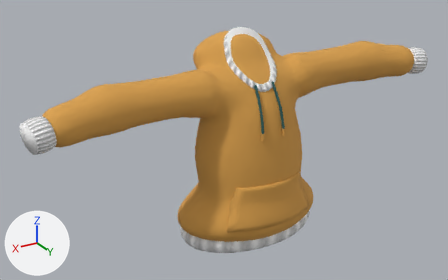
One commit to the glTF model characters/parts/hoodie_f/art/hoodie_f.glb: the scene before it, then after it.
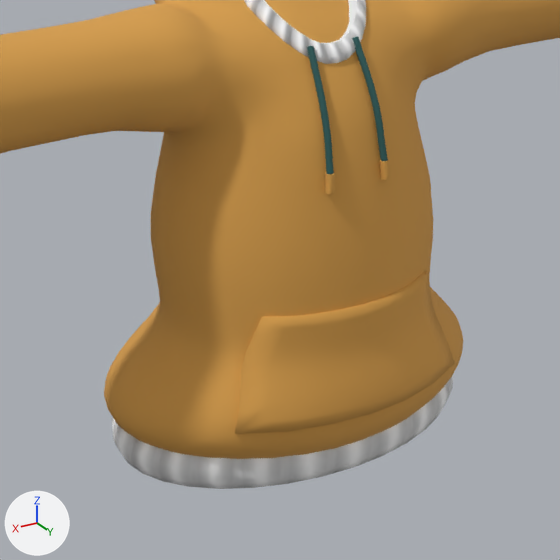
There are two pictures of each version: one whole from a 50 mm lens placed at (0.959, 1.455, 1.85), pointed at (0.066, -0.033, 1.106), one close up on the part from 31% to 78% of the width and 24% to 100% of the height. The lights are fixed; the arrows at lower left show +X, +Y and +Z. The last two pictures show the newer version. Vertices at exactly the same position are counted once.

The first close-up shows 'Collar', 'Hem', 'Pocket', 'StringL', 'StringR', 'Top' and 2 more.
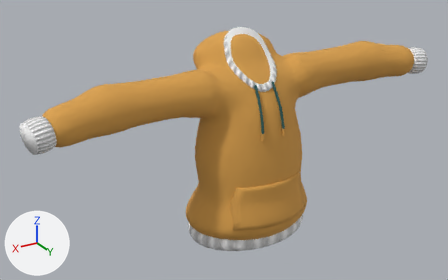
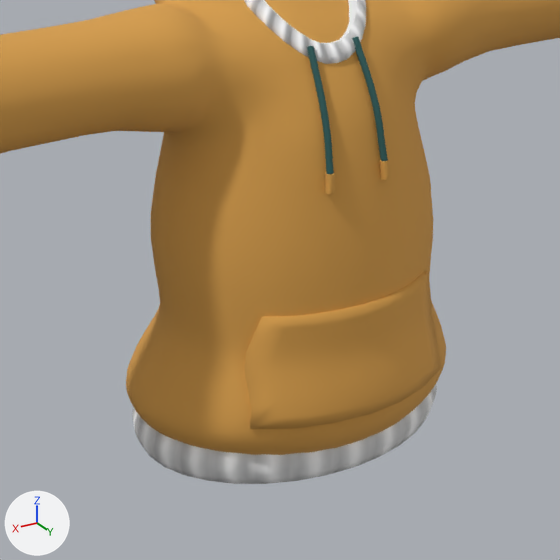
The change in detail:
me_hem is used by ob_hem; location (0.0, 0.0, 0.0).
me_hem had 194 vertices, 384 faces and spanned x -0.228..0.228, y -0.147..0.147, z 0.808..0.855.
me_hem now has 194 vertices, 384 faces and spans x -0.199..0.199, y -0.147..0.147, z 0.808..0.855.
me_hem part 1: the whole mesh is scaled about its middle by (0.87, 1, 1).
me_pocket is used by ob_pocket; location (0.0, 0.0, 0.0).
me_pocket had 145 vertices, 264 faces and spanned x -0.153..0.152, y 0.104..0.169, z 0.893..1.022.
me_pocket now has 145 vertices, 264 faces and spans x -0.133..0.133, y 0.104..0.169, z 0.893..1.022.
me_pocket part 2: 76 of 145 vertices moved; they spanned x -0.153..0.152, y 0.105..0.166, z 0.893..0.975 and now span x -0.133..0.133, y 0.105..0.166, z 0.893..0.975; mean shift (0.0, 0.0, 0.0); largest move (-0.153, 0.128, 0.894) -> (-0.133, 0.128, 0.894).
me_mesh_029 has 2502 vertices, 5000 faces and spans x -0.625..0.625, y -0.167..0.165, z 0.794..1.423.
me_mesh_029 is used by ob_top; location (0.0, 0.0, 0.0).
me_mesh_029 part 3: 609 of 2502 vertices moved; they spanned x -0.237..0.237, y -0.154..0.165, z 0.794..0.979 and now span x -0.206..0.206, y -0.154..0.165, z 0.794..0.979; mean shift (0.0, 0.0, 0.0); largest move (0.237, 0.006, 0.878) -> (0.206, 0.006, 0.878).

Changed parts and their boxes [x1, y1, x2, y2] in the close-ups (560 x 560 px; the box of a moved part takes in the faces that stretch with it):
'Top', reshaped
    before: [0, 0, 560, 459]
    after: [0, 0, 560, 455]
'Pocket', reshaped (10% narrower)
    before: [235, 271, 455, 434]
    after: [244, 271, 442, 429]
'Hem', rescaled (11% narrower, 11% shorter)
    before: [112, 375, 453, 489]
    after: [132, 383, 437, 484]
part 2 of me_pocket, moved or reshaped
    before: [235, 286, 455, 434]
    after: [244, 286, 442, 429]
part 3 of me_mesh_029, moved or reshaped
    before: [104, 287, 463, 459]
    after: [126, 301, 446, 455]
